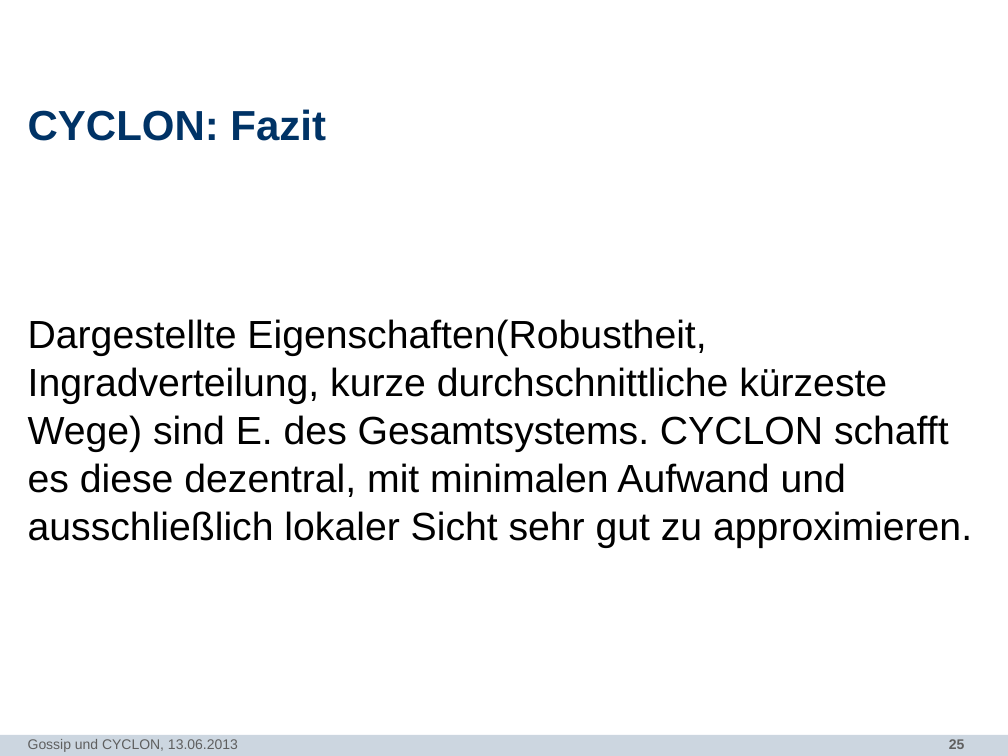
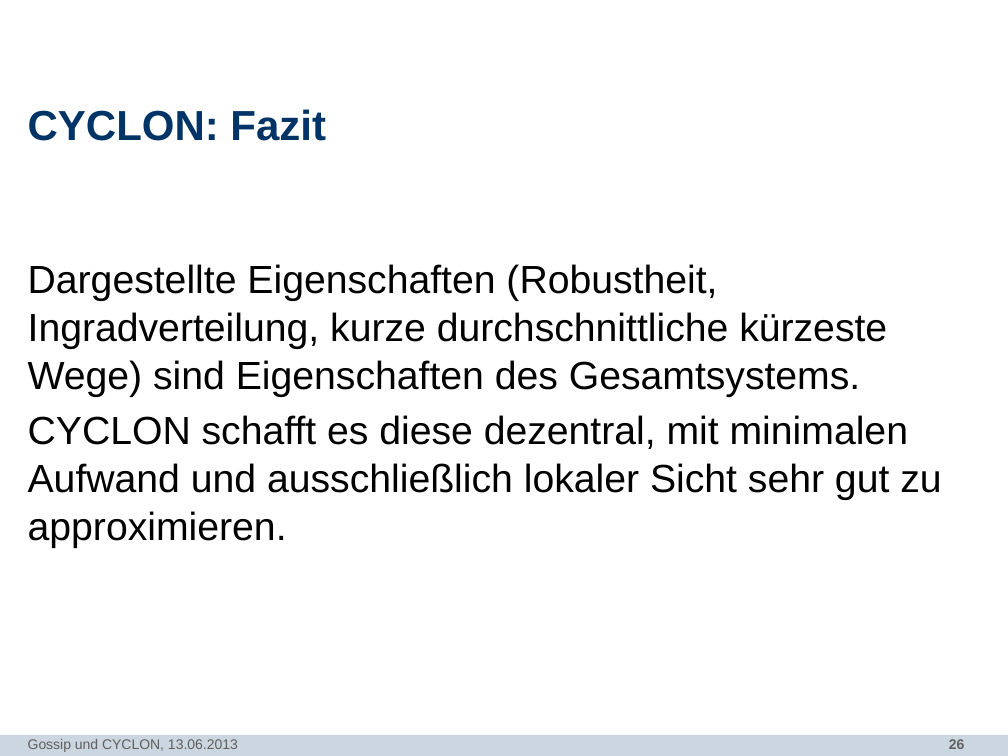
Before and after one commit to N8Fear/DistributedSystems, a slide deck: slide 26 of Vortrag/[MASTER] Präsentation.pptx (slide 25 before the commit). Drawn at 1008x756 pixels with LibreOffice and Linux fonts; fonts in the diff are those of the drawing; background and template pictures are left out. Boxes give left, top, right and bottom in pixels: in the first picture for what was removed or moved away, otherwise in the second. Text is boxed around its words. In the diff, an @@ line names an element or a change of style, - is before the commit and + after.

```diff
--- a/Vortrag/[MASTER] Präsentation.pptx
+++ b/Vortrag/[MASTER] Präsentation.pptx
@@ text at bbox=[28, 264, 941, 548]: text changed @@
-Dargestellte Eigenschaften(Robustheit, Ingradverteilung, kurze durchschnittliche kürzeste Wege) sind E. des Gesamtsystems. CYCLON schafft es diese dezentral, mit minimalen Aufwand und ausschließlich lokaler Sicht sehr gut zu approximieren.
+Dargestellte Eigenschaften (Robustheit, Ingradverteilung, kurze durchschnittliche kürzeste Wege) sind Eigenschaften des Gesamtsystems.
+CYCLON schafft es diese dezentral, mit minimalen Aufwand und ausschließlich lokaler Sicht sehr gut zu approximieren.
@@ page number at bbox=[949, 739, 965, 749]: text changed @@
-25
+26
```
Also in this commit, not shown: 6 other slides changed, 1 slide added.
